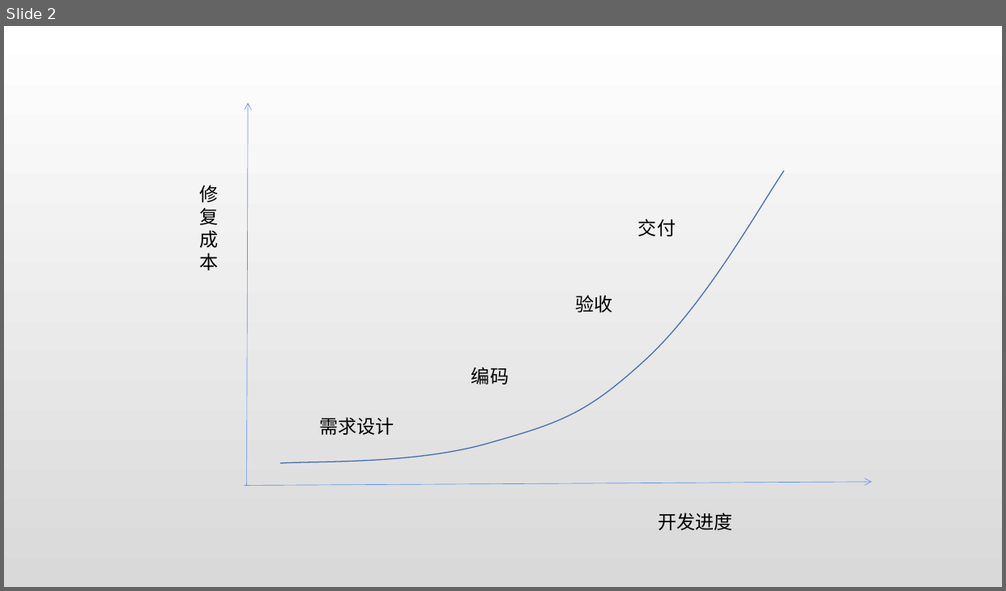
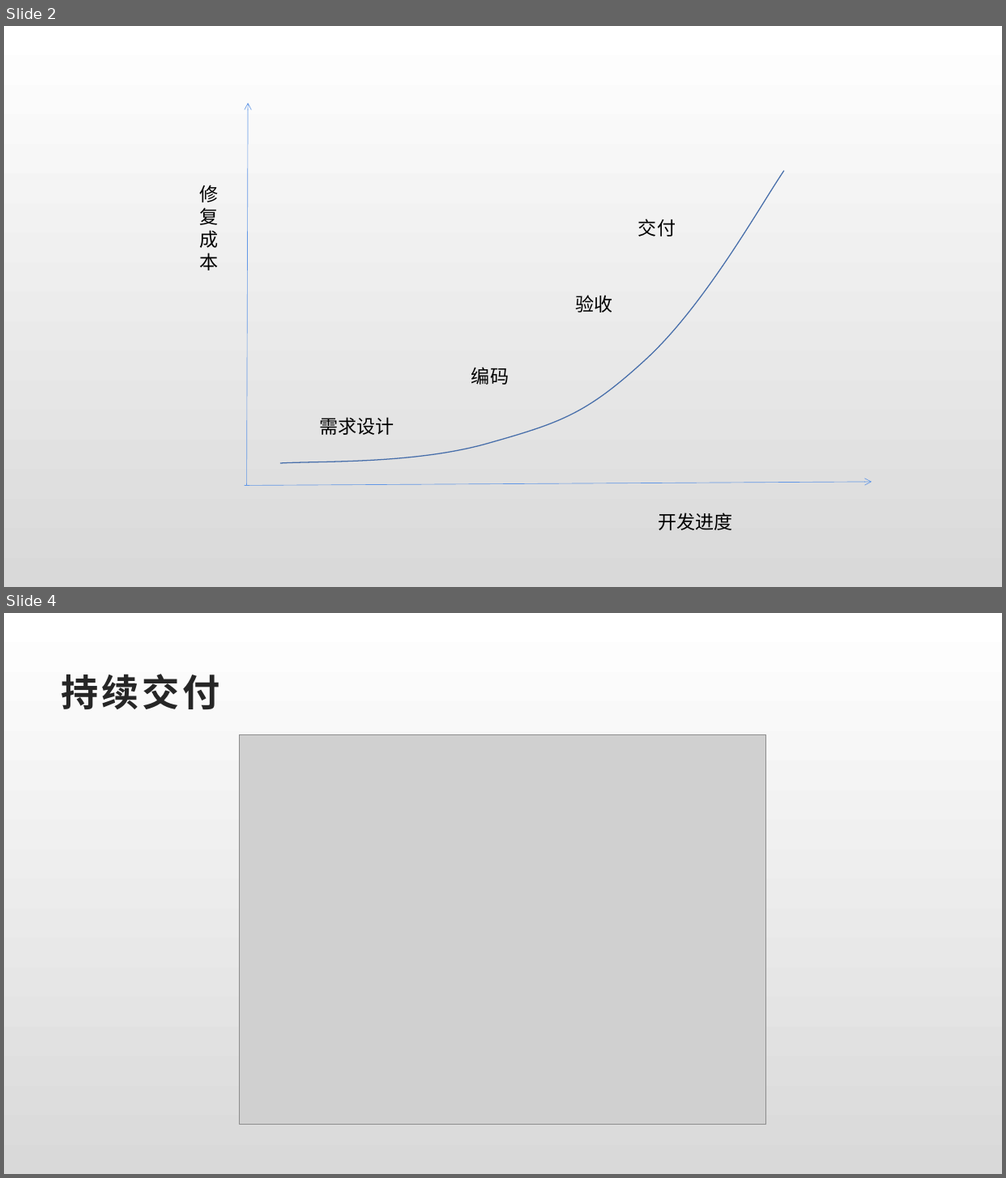
Before and after one commit to zhancongc/quality_assurance, a slide deck: md/软件质量保证插图集合.pptx. Shown one above the other, each under a label of ours: slide 2 before the commit, slides 2 and 4 after it; the slides between them are not shown. The pictures are 1006x591 and 1006x1178 pixels, drawn with LibreOffice and Linux fonts; fonts in the diff are those of the drawing; grey boxes stand for pictures. Boxes give left, top, right and bottom in pixels: in the first picture for what was removed or moved away, otherwise in the second. Text is boxed around its words. In the diff, an @@ line names an element or a change of style, - is before the commit and + after.

```diff
--- a/md/软件质量保证插图集合.pptx
+++ b/md/软件质量保证插图集合.pptx
@@ slide 4 added at [4, 613, 1002, 1174], background gradient #FFFFFF to #D9D9D9 @@
@@ title added at [62, 674, 220, 710], 36 pt, text #262626, bold @@
+持续交付
@@ picture added at [240, 735, 766, 1124] @@
```
Also in this commit, not shown: 2 other slides added, 3 other files.
